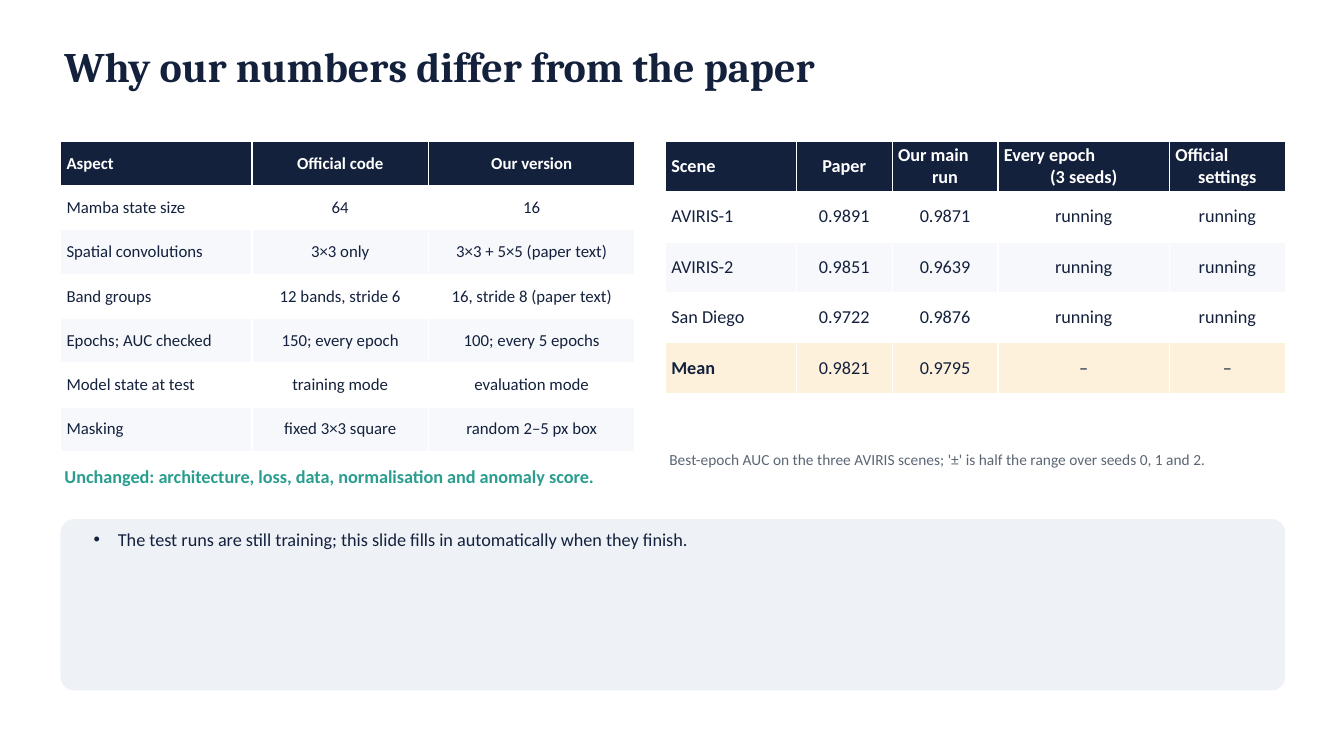
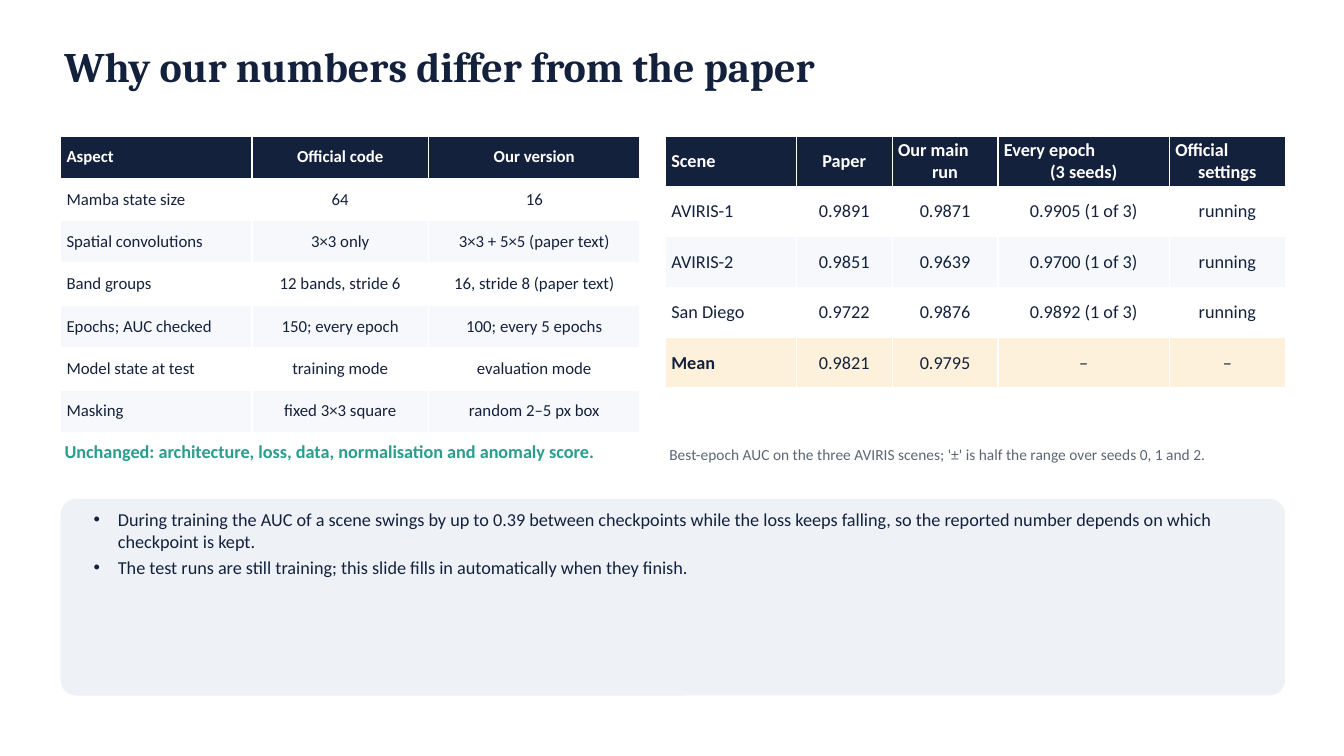
Before and after one commit to SaarthakG-Dtu/Hyperspectral_Anomaly_Detection, a slide deck: slide 14 of presentation/DMS2F-HAD_presentation.pptx (slide 19 before the commit). Drawn at 1344x756 pixels with LibreOffice and Linux fonts; fonts in the diff are those of the drawing. Boxes give left, top, right and bottom in pixels: in the first picture for what was removed or moved away, otherwise in the second. Text is boxed around its words. In the diff, an @@ line names an element or a change of style, - is before the commit and + after.

```diff
--- a/presentation/DMS2F-HAD_presentation.pptx
+++ b/presentation/DMS2F-HAD_presentation.pptx
@@ table: place and size @@
-table at box(60, 141, 635, 452)
+table at box(60, 136, 640, 433)
@@ table: place and size @@
-table at box(665, 141, 1286, 393)
+table at box(665, 136, 1286, 388)
@@ table at box(665, 136, 1286, 388) @@
-row 2, column 4: running
+row 2, column 4: 0.9905 (1 of 3)
-row 3, column 4: running
+row 3, column 4: 0.9700 (1 of 3)
-row 4, column 4: running
+row 4, column 4: 0.9892 (1 of 3)
@@ text "Unchanged: architecture, loss, data, normalisation ...": place and size @@
-text "Unchanged: architecture, loss, data, normalisation ..." at box(64, 470, 594, 486)
+text "Unchanged: architecture, loss, data, normalisation ..." at box(65, 445, 594, 461)
@@ text "Best-epoch AUC on the three ...": place and size @@
-text "Best-epoch AUC on the three ..." at box(669, 454, 1205, 468)
+text "Best-epoch AUC on the three ..." at box(669, 449, 1205, 463)
@@ rounded rectangle: place and size @@
-rounded rectangle at box(60, 519, 1286, 691)
+rounded rectangle at box(60, 499, 1286, 696)
@@ text "During training the AUC of ...": place and size @@
-text "During training the AUC of ..." at box(118, 533, 688, 549)
+text "During training the AUC of ..." at box(118, 513, 1211, 577)
@@ text at box(118, 513, 1211, 551): paragraph added @@
+• During training the AUC of a scene swings by up to 0.39 between checkpoints while the loss keeps falling, so the reported number depends on which checkpoint is kept.
```
Also in this commit, not shown: 9 other slides changed, 4 slides added, 14 slides removed, 23 other files.
